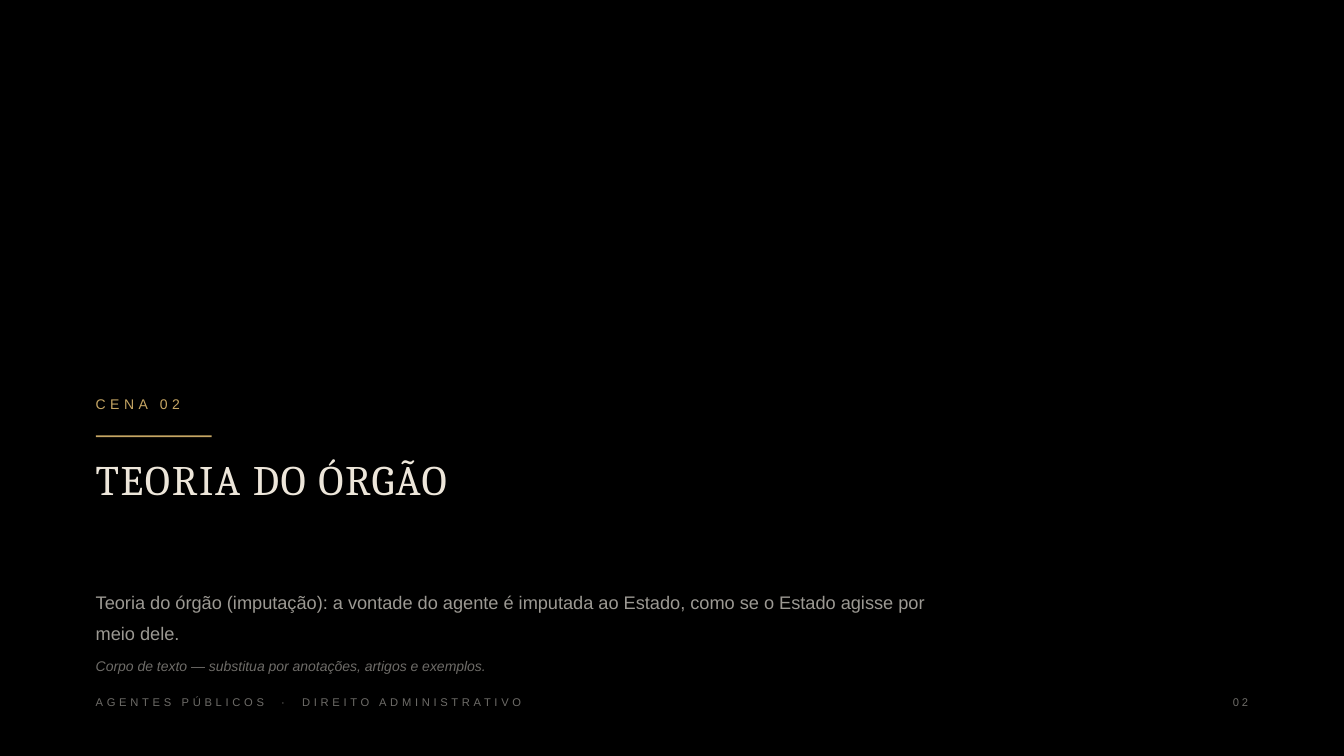
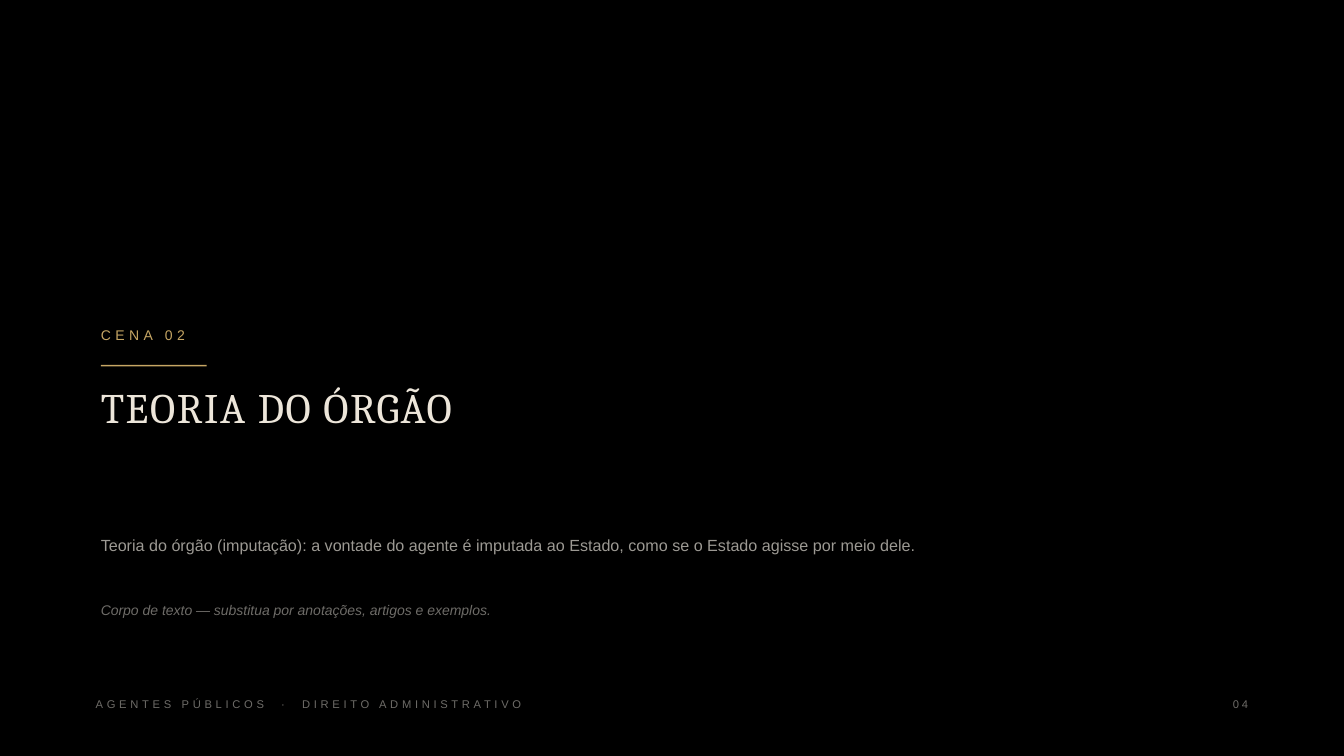
Before and after one commit to ceo-backup-save/rea, a slide deck: slide 4 of storyboards/direito-administrativo-agentes-publicos/apresentacao-agentes-publicos.pptx. Drawn at 1344x756 pixels with LibreOffice and Linux fonts; fonts in the diff are those of the drawing; background and template pictures are left out. Boxes give left, top, right and bottom in pixels: in the first picture for what was removed or moved away, otherwise in the second. Text is boxed around its words. In the diff, an @@ line names an element or a change of style, - is before the commit and + after.

```diff
--- a/storyboards/direito-administrativo-agentes-publicos/apresentacao-agentes-publicos.pptx
+++ b/storyboards/direito-administrativo-agentes-publicos/apresentacao-agentes-publicos.pptx
@@ rectangle: place and size @@
-rectangle at [0,292,1344,756]
+rectangle at [0,282,1344,756]
@@ text "CENA 02": place and size @@
-text "CENA 02" at [96,399,180,409]
+text "CENA 02" at [101,330,185,340]
@@ text "TEORIA DO ÓRGÃO": place and size @@
-text "TEORIA DO ÓRGÃO" at [96,459,446,496]
+text "TEORIA DO ÓRGÃO" at [101,387,451,424]
@@ text "TEORIA DO ÓRGÃO" at [101,387,451,424]: line spacing 0.95 to 0.96 @@
@@ rectangle: place and size @@
-rectangle at [96,436,212,438]
+rectangle at [101,365,207,366]
@@ text "Teoria do órgão (imputação): a ...": place and size @@
-text "Teoria do órgão (imputação): a ..." at [96,595,924,674]
+text "Teoria do órgão (imputação): a ..." at [101,539,915,555]
@@ text "Teoria do órgão (imputação): a ..." at [101,539,915,555]: size 13 to 11.5 pt @@
@@ text added at [101,605,491,618], 10 pt, text #6E6C68, italic @@
+Corpo de texto — substitua por anotações, artigos e exemplos.
@@ text at [96,661,486,674]: paragraph removed @@
-Corpo de texto — substitua por anotações, artigos e exemplos.
@@ text at [1233,700,1248,708]: text changed @@
-02
+04
```
Also in this commit, not shown: 15 other slides changed, 1 slide added, 39 other files.
